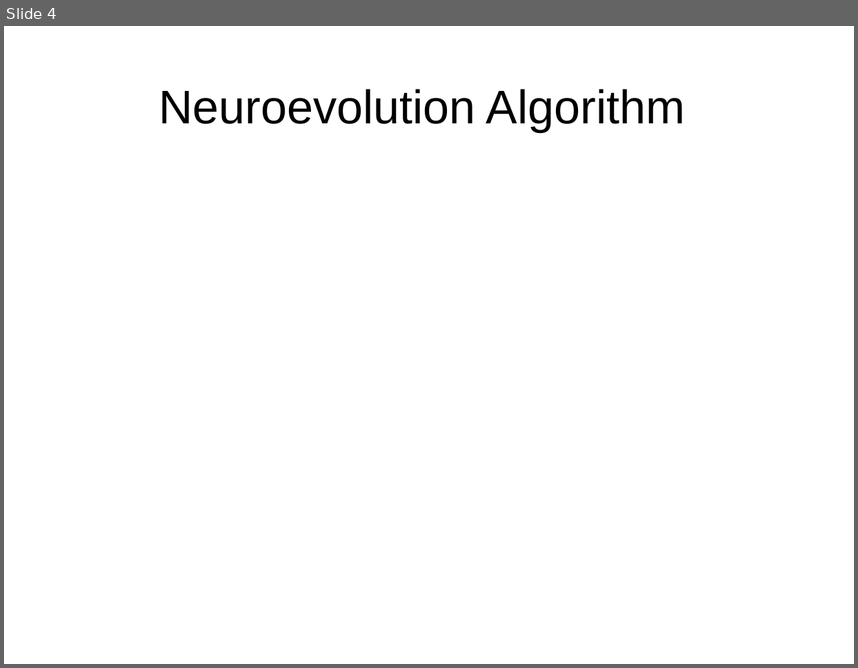
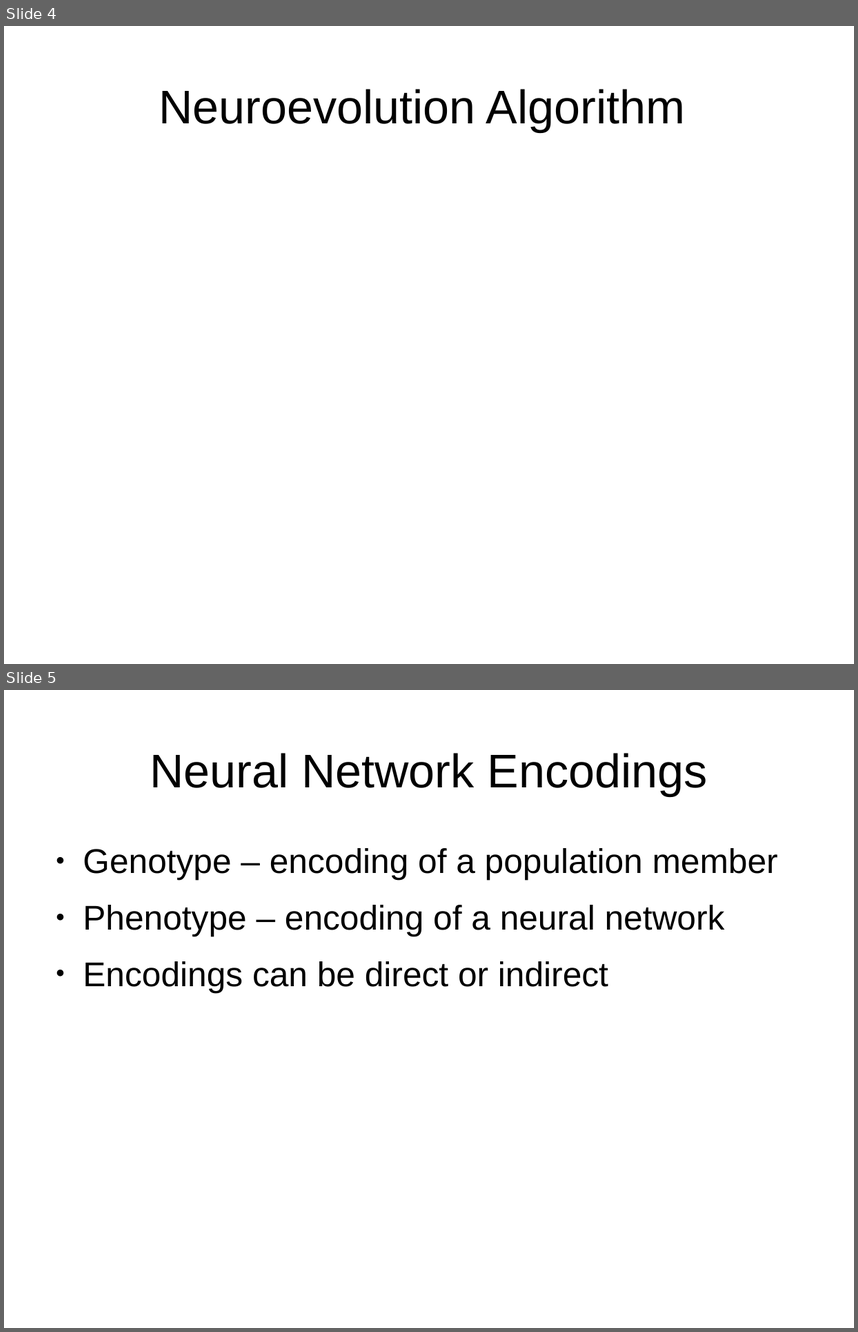
Before and after one commit to AI383/NeuroEvo, a slide deck: presFinal.odp. Shown one above the other, each under a label of ours: slide 4 before the commit, slides 4 and 5 after it. The pictures are 858x668 and 858x1332 pixels, drawn with LibreOffice and Linux fonts; fonts in the diff are those of the drawing. Boxes give left, top, right and bottom in pixels: in the first picture for what was removed or moved away, otherwise in the second. Text is boxed around its words. In the diff, an @@ line names an element or a change of style, - is before the commit and + after.

```diff
--- a/presFinal.odp
+++ b/presFinal.odp
@@ slide 5 added at (x1=4, y1=690, x2=854, y2=1328), background #FFFFFF @@
@@ title added at (x1=150, y1=753, x2=708, y2=796), 44 pt, text #000000 @@
+Neural Network Encodings
@@ text added at (x1=83, y1=848, x2=778, y2=992), 32 pt, text #000000 @@
+● Genotype – encoding of a population member
+● Phenotype – encoding of a neural network
+● Encodings can be direct or indirect
```
Also in this commit, not shown: 1 other slide added, 2 slides removed, 1 other file.
